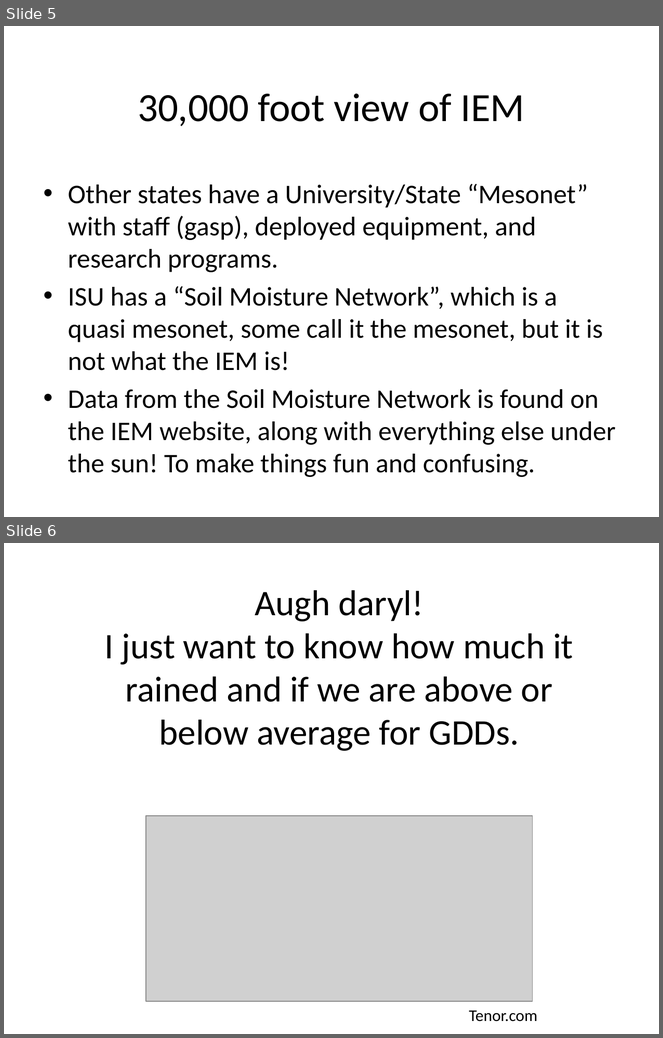
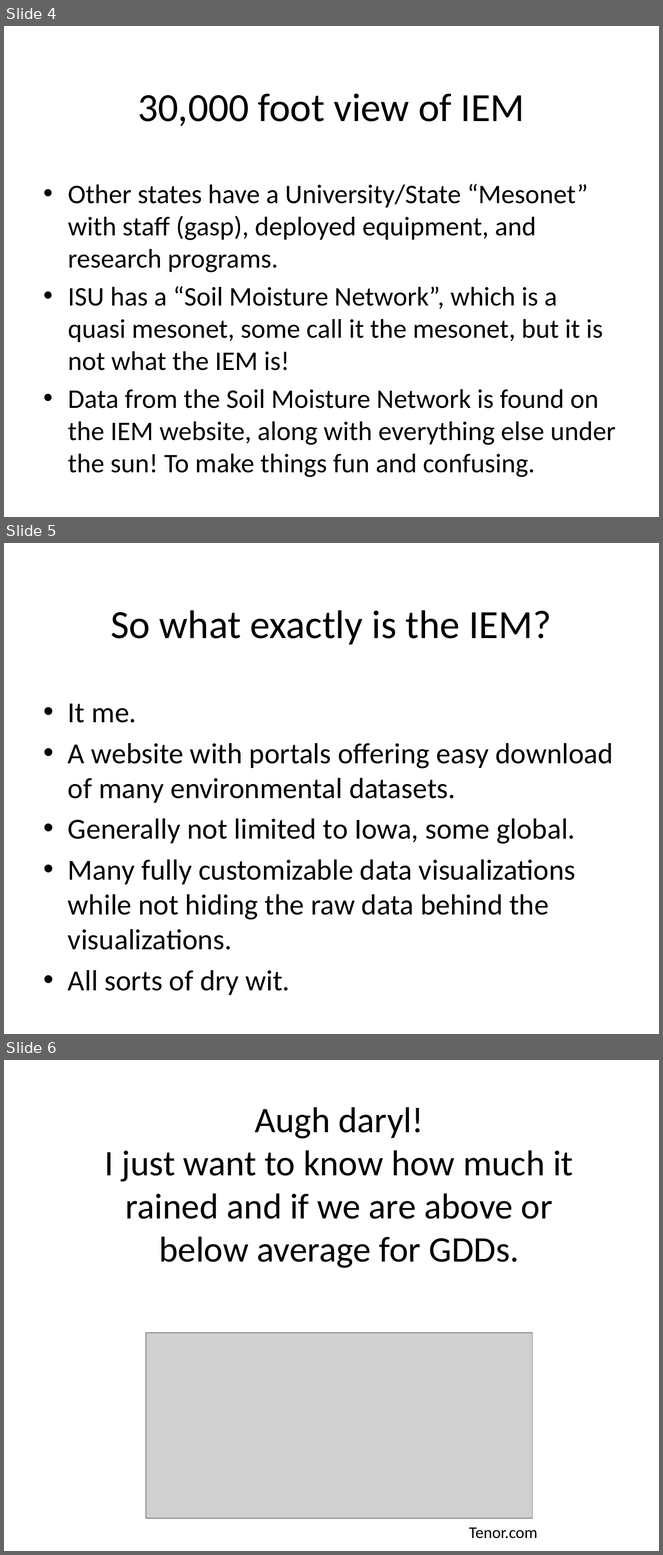
Before and after one commit to akrherz/akrherz, a slide deck: presentations/260825_agron2790/iem.pptx. Shown one above the other, each under a label of ours: slides 5 and 6 before the commit, slides 4, 5 and 6 after it. The pictures are 663x1038 and 663x1555 pixels, drawn with LibreOffice and Linux fonts; fonts in the diff are those of the drawing; grey boxes stand for pictures. Boxes give left, top, right and bottom in pixels: in the first picture for what was removed or moved away, otherwise in the second. Text is boxed around its words. In the diff, an @@ line names an element or a change of style, - is before the commit and + after.

```diff
--- a/presentations/260825_agron2790/iem.pptx
+++ b/presentations/260825_agron2790/iem.pptx
@@ slide 5 added at <box>4,543,659,1034</box>, background #FFFFFF @@
@@ title added at <box>111,610,552,645</box>, 44 pt, text #000000 @@
+So what exactly is the IEM?
@@ text added at <box>68,704,613,995</box>, 32 pt, text #000000 @@
+• It me.
+• A website with portals offering easy download of many environmental datasets.
+• Generally not limited to Iowa, some global.
+• Many fully customizable data visualizations while not hiding the raw data behind the visualizations.
+• All sorts of dry wit.
@@ what was slide 5 is now slide 4 @@
```
Also in this commit, not shown: 2 slides changed, 1 slide removed, 1 other file.
